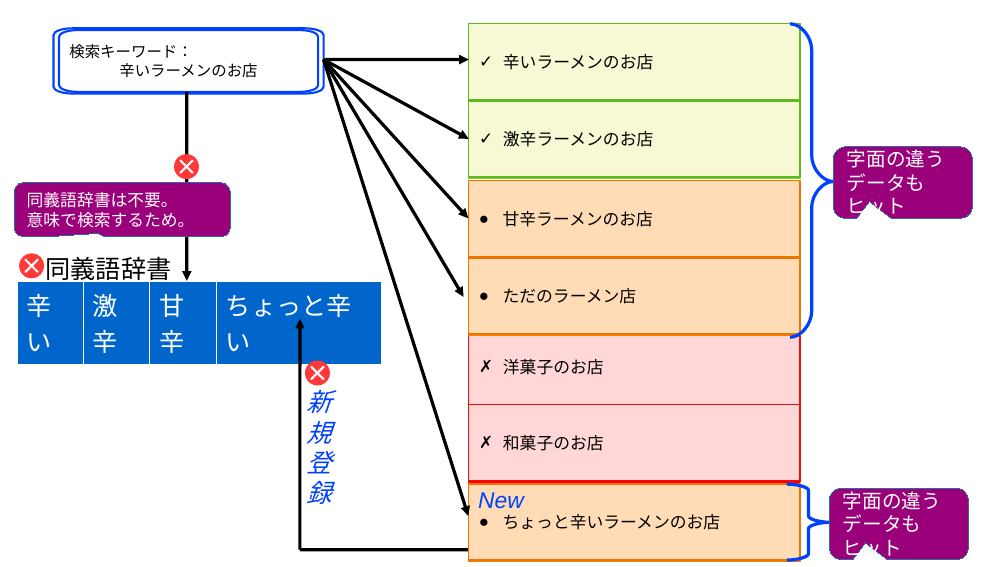
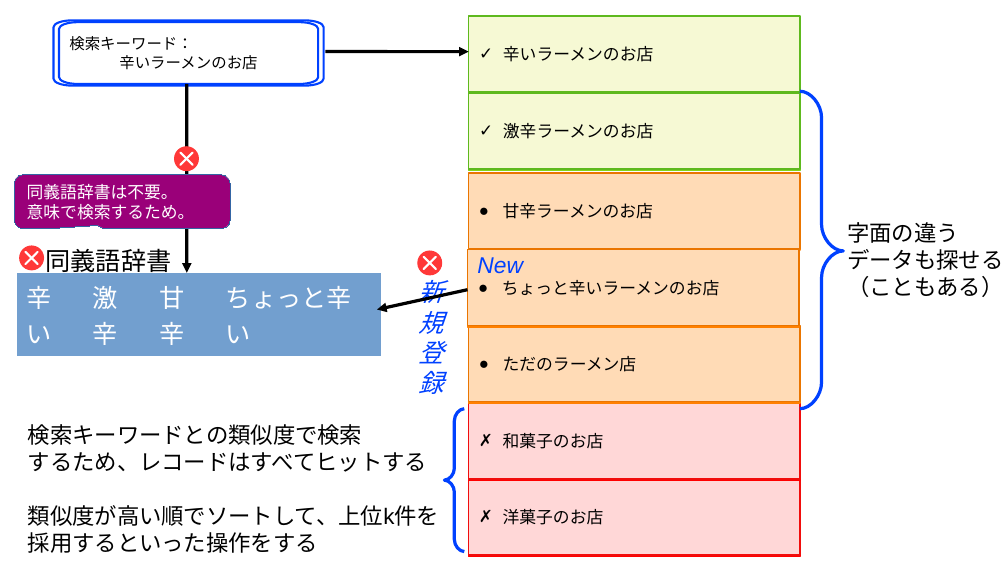
Before and after one commit to komainu8/rabbit-slide-komainu8-postgresql-conference-japan-2025, a slide deck: slide 6 of images.odp. Drawn at 1008x567 pixels with LibreOffice and Linux fonts; fonts in the diff are those of the drawing. Boxes give left, top, right and bottom in pixels: in the first picture for what was removed or moved away, otherwise in the second. Text is boxed around its words. In the diff, an @@ line names an element or a change of style, - is before the commit and + after.

```diff
--- a/images.odp
+++ b/images.odp
@@ arrow removed from (324, 59) to (469, 139) @@
@@ arrow removed from (324, 59) to (469, 219) @@
@@ arrow removed from (324, 59) to (464, 296) @@
@@ 1 text, 1 rectangle, 1 line: place and size @@
-1 text, 1 rectangle, 1 line at box(46, 85, 800, 284)
+1 text, 1 rectangle, 1 line at box(46, 78, 800, 276)
@@ 7 freeform shapes, 2 rectangles, 2 ellipses, 2 arrows, 1 table, 1 rounded speech box, 1 line: place and size @@
-7 freeform shapes, 2 rectangles, 2 ellipses, 2 arrows, 1 table, 1 rounded speech box, 1 line at box(14, 24, 800, 357)
+7 freeform shapes, 2 rectangles, 2 ellipses, 2 arrows, 1 table, 1 rounded speech box, 1 line at box(14, 16, 800, 349)
@@ freeform shape: place and size @@
-freeform shape at box(790, 24, 834, 338)
+freeform shape at box(800, 92, 844, 409)
@@ rounded speech box removed at box(834, 147, 973, 219) @@
-字面の違う
-データも
-ヒット
@@ text added at box(847, 222, 1003, 297), 16 pt, text #000000 @@
+字面の違う
+データも探せる
+（こともある）
@@ ellipse: place and size @@
-ellipse at box(305, 361, 330, 385)
+ellipse at box(418, 251, 443, 275)
@@ 2 freeform shapes, 1 text: place and size @@
-2 freeform shapes, 1 text at box(306, 367, 331, 504)
+2 freeform shapes, 1 text at box(418, 257, 443, 394)
@@ rectangle "ちょっと辛いラーメンのお店": place and size @@
-rectangle "ちょっと辛いラーメンのお店" at box(469, 484, 800, 559)
+rectangle "ちょっと辛いラーメンのお店" at box(468, 250, 799, 326)
@@ text "New": place and size @@
-text "New" at box(478, 492, 524, 509)
+text "New" at box(477, 257, 523, 274)
@@ table at box(16, 273, 381, 349) @@
@@ fill #0066CC to #729FCF in row 1 @@
@@ borders changed @@
@@ arrow moved from (324, 59) - (469, 516) to (468, 289) - (377, 309) @@
@@ arrow removed from (299, 549) to (299, 319) @@
@@ rectangle "ただのラーメン店": place and size @@
-rectangle "ただのラーメン店" at box(469, 258, 800, 334)
+rectangle "ただのラーメン店" at box(469, 326, 800, 401)
@@ freeform shape added at box(445, 409, 465, 552), outline #0041FF 2.3 pt @@
@@ text added at box(28, 424, 440, 553), 16 pt, text #000000 @@
+検索キーワードとの類似度で検索
+するため、レコードはすべてヒットする
+類似度が高い順でソートして、上位k件を
+採用するといった操作をする
@@ rectangle "洋菓子のお店": place and size @@
-rectangle "洋菓子のお店" at box(469, 329, 800, 404)
+rectangle "洋菓子のお店" at box(469, 479, 800, 554)
@@ freeform shape removed at box(787, 484, 831, 559) @@
@@ rounded speech box removed at box(830, 488, 969, 559) @@
-字面の違う
-データも
-ヒット
@@ line removed from (469, 549) to (299, 549) @@
```
Also in this commit, not shown: 9 other slides changed, 5 slides added.
